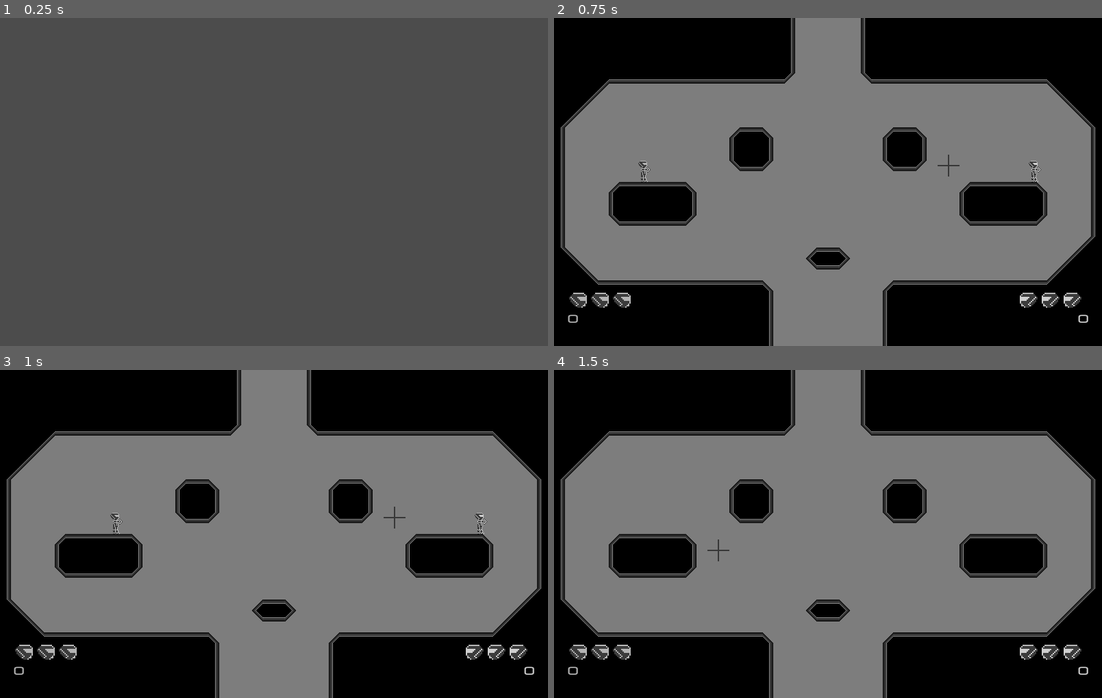
Above: before the commit, frames 1-4 (two rows, left to right).
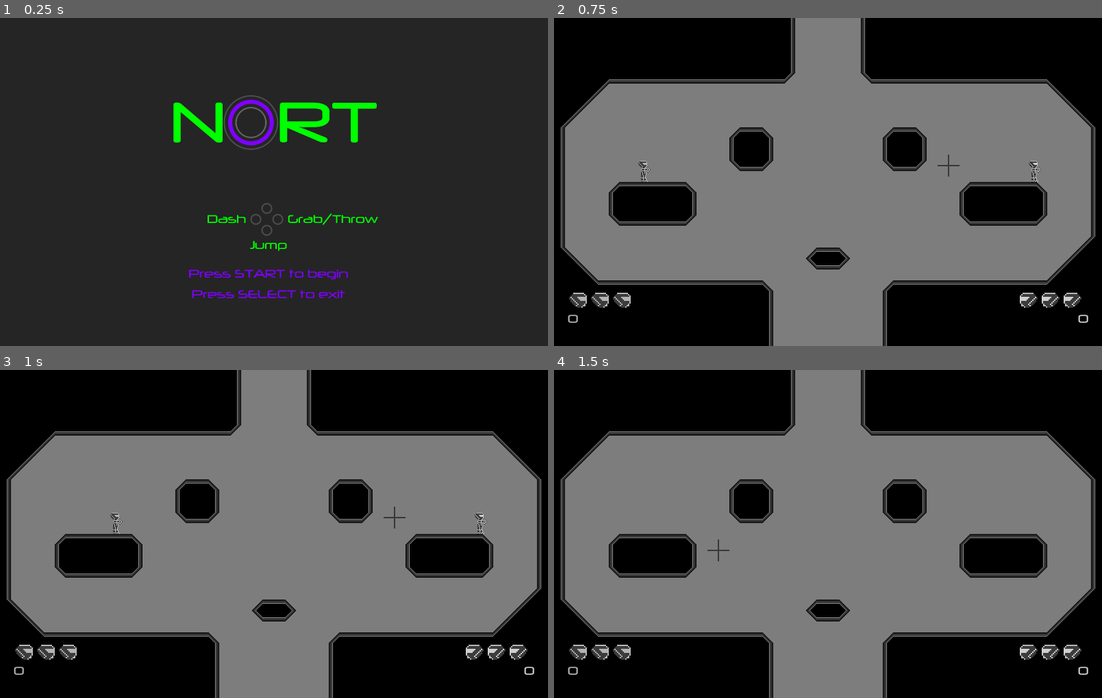
Above: after the commit, the same moments.

Repository: emmawithanE/Frisbee
Game: Godot game, scene res://scenes/Menu.tscn
The game is run twice, just before and just after one commit, with the same random seed, the same clock (stepped at 60 frames per second) and the same inputs.
Inputs (mouse positions are in pixels of both pictures, inside the frame that each line leads up to):
- Up to frame 1 (0.25 s): no input
- Up to frame 2 (0.75 s): tap Enter at 0.5 s; move the mouse to (948, 165) at 0.52 s; hold Right (ui_right) from 0.53 s (still down)
- Up to frame 3 (1 s): keep holding Right (ui_right)
- Up to frame 4 (1.5 s): move the mouse to (718, 550) at 1.27 s; release Right (ui_right) at 1.28 s; hold Down (ui_down) from 1.28 s (still down)

The runs differ from the first frame. In frame 1, 100% of the frame differs, in the area x 0-100%, y 0-100%; in frame 2, nothing differs; in frame 3, nothing differs; in frame 4, nothing differs.

Commit message:
end labels

Diff:
--- a/project.godot
+++ b/project.godot
@@ -16,6 +16,7 @@
 
 config/name="Frisbee"
 run/main_scene="res://scenes/Menu.tscn"
+boot_splash/image="res://sprites/Titlescreen.png"
 config/icon="res://icon.png"
 
 [autoload]
--- a/scenes/Menu.tscn
+++ b/scenes/Menu.tscn
@@ -1,6 +1,11 @@
-[gd_scene load_steps=2 format=2]
+[gd_scene load_steps=3 format=2]
 
 [ext_resource path="res://scenes/Menu.gd" type="Script" id=1]
+[ext_resource path="res://sprites/Titlescreen.png" type="Texture" id=2]
 
 [node name="Menu" type="Node2D"]
 script = ExtResource( 1 )
+
+[node name="Titlescreen" type="Sprite" parent="."]
+position = Vector2( 400, 240 )
+texture = ExtResource( 2 )
--- a/scenes/Score.gd
+++ b/scenes/Score.gd
@@ -56,6 +56,16 @@
 	else:
 		print("purple won")
 
+	if green > purple:
+		$YouWon.add_color_override("font_color", Color(0,1,0))
+		$YouWon.set_text("GREEN WINS")
+	elif purple > green:
+		$YouWon.add_color_override("font_color", Color(0.5,0,1))
+		$YouWon.set_text("PURPLE WINS")
+	else:
+		$YouWon.set_text("IT'S A TIE (SOMEHOW?)")
+	$Restart.set_visible(true)
+
 func lives_changed(green, purple):
 	green_lives = green
 	purple_lives = purple
--- a/scenes/World.tscn
+++ b/scenes/World.tscn
@@ -15,6 +15,13 @@
 font_data = ExtResource( 10 )
 
 [sub_resource type="DynamicFont" id=2]
+font_data = ExtResource( 10 )
+
+[sub_resource type="DynamicFont" id=3]
+size = 32
+font_data = ExtResource( 10 )
+
+[sub_resource type="DynamicFont" id=4]
 font_data = ExtResource( 10 )
 
 [node name="World" type="Node"]
@@ -56,6 +63,28 @@
 custom_fonts/font = SubResource( 2 )
 align = 2
 
+[node name="YouWon" type="Label" parent="Score"]
+margin_left = 380.0
+margin_top = 190.0
+margin_right = 420.0
+margin_bottom = 230.0
+grow_horizontal = 2
+grow_vertical = 2
+custom_fonts/font = SubResource( 3 )
+align = 1
+
+[node name="Restart" type="Label" parent="Score"]
+visible = false
+margin_left = 380.0
+margin_top = 240.0
+margin_right = 420.0
+margin_bottom = 254.0
+grow_horizontal = 2
+custom_fonts/font = SubResource( 4 )
+text = "Press START to restart
+Press SELECT to exit"
+align = 1
+
 [node name="Respawner" parent="." instance=ExtResource( 7 )]
 ball_respawn_pos = Vector2( 400, 120 )
 world_ball = ExtResource( 9 )
Not shown: 1 places in scenes/World.tscn that only renumber resources
